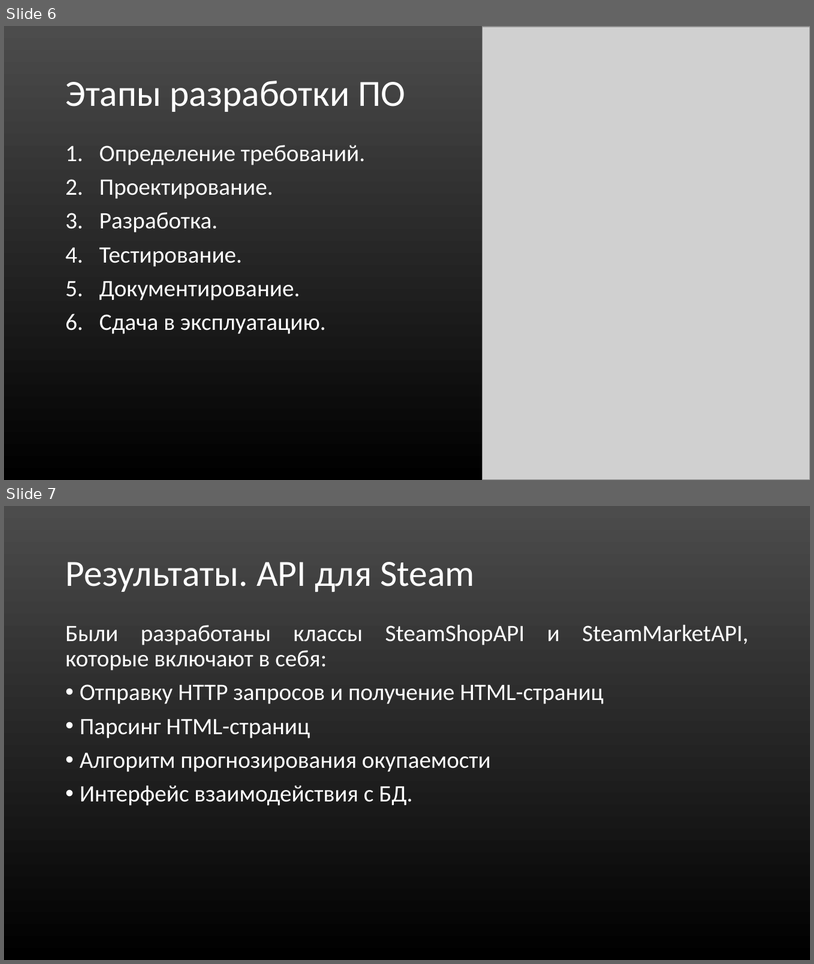
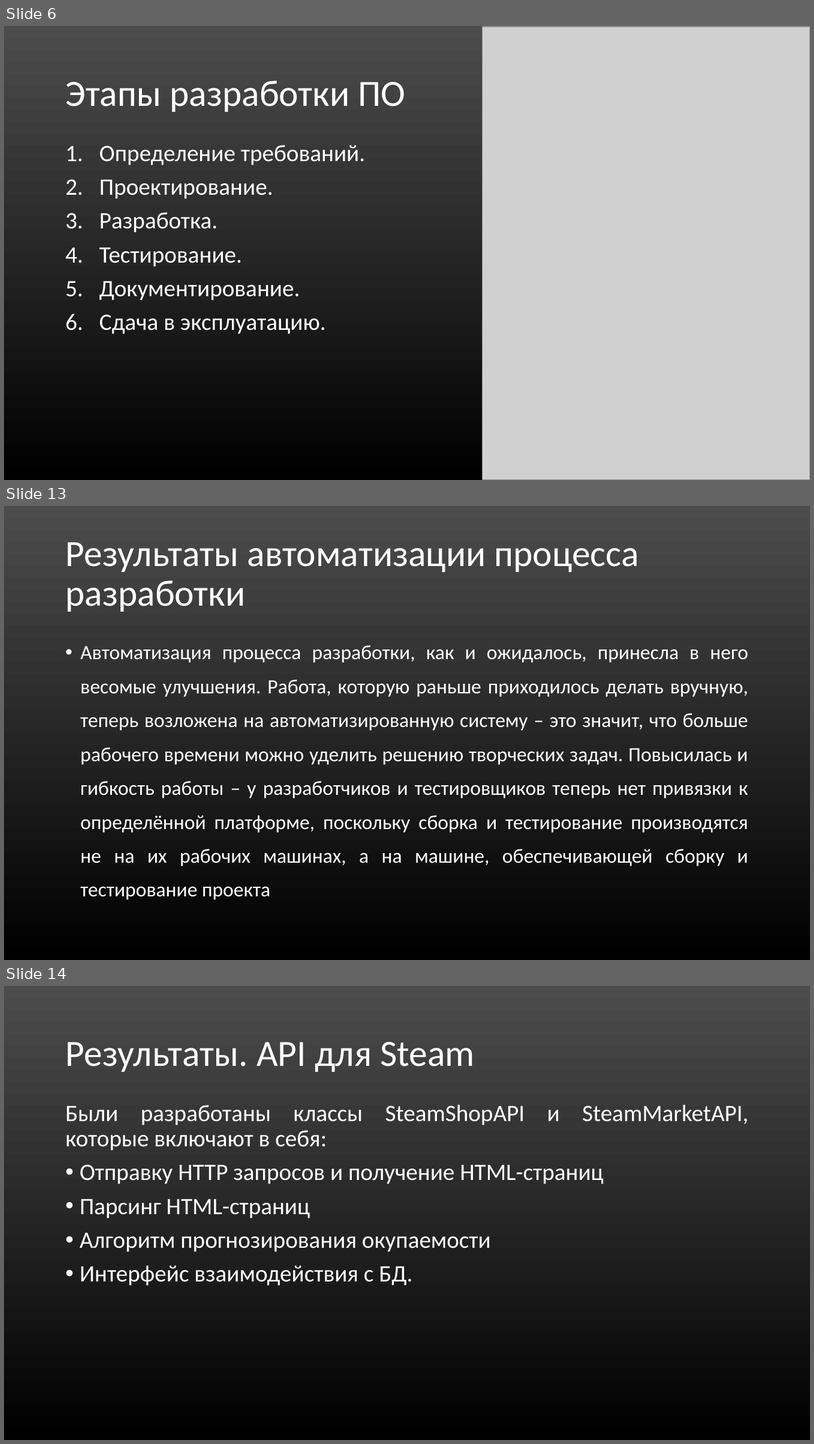
Before and after one commit to Mr-Dm1try/SteamCardsFarmer, a slide deck: Презентация_Помойки.ppt. Shown one above the other, each under a label of ours: slides 6 and 7 before the commit, slides 6, 13 and 14 after it; the slides between them are not shown. The pictures are 814x964 and 814x1444 pixels, drawn with LibreOffice and Linux fonts; fonts in the diff are those of the drawing; grey boxes stand for pictures. Boxes give left, top, right and bottom in pixels: in the first picture for what was removed or moved away, otherwise in the second. Text is boxed around its words. In the diff, an @@ line names an element or a change of style, - is before the commit and + after.

```diff
--- a/Презентация_Помойки.ppt
+++ b/Презентация_Помойки.ppt
@@ slide 13 added at (4,506,810,960), background gradient #4C4C4C to #000000 @@
@@ title added at (65,542,639,612), 44 pt, text #FFFFFF @@
+Результаты автоматизации процесса разработки
@@ text added at (80,645,749,900), 24 pt, text #FFFFFF @@
+• Автоматизация процесса разработки, как и ожидалось, принесла в него весомые улучшения. Работа, которую раньше приходилось делать вручную, теперь возложена на автоматизированную систему – это значит, что больше рабочего времени можно уделить решению творческих задач. Повысилась и гибкость работы – у разработчиков и тестировщиков теперь нет привязки к определённой платформе, поскольку сборка и тестирование производятся не на их рабочих машинах, а на машине, обеспечивающей сборку и тестирование проекта
@@ what was slide 7 is now slide 14 @@
```
Also in this commit, not shown: 6 other slides added.
